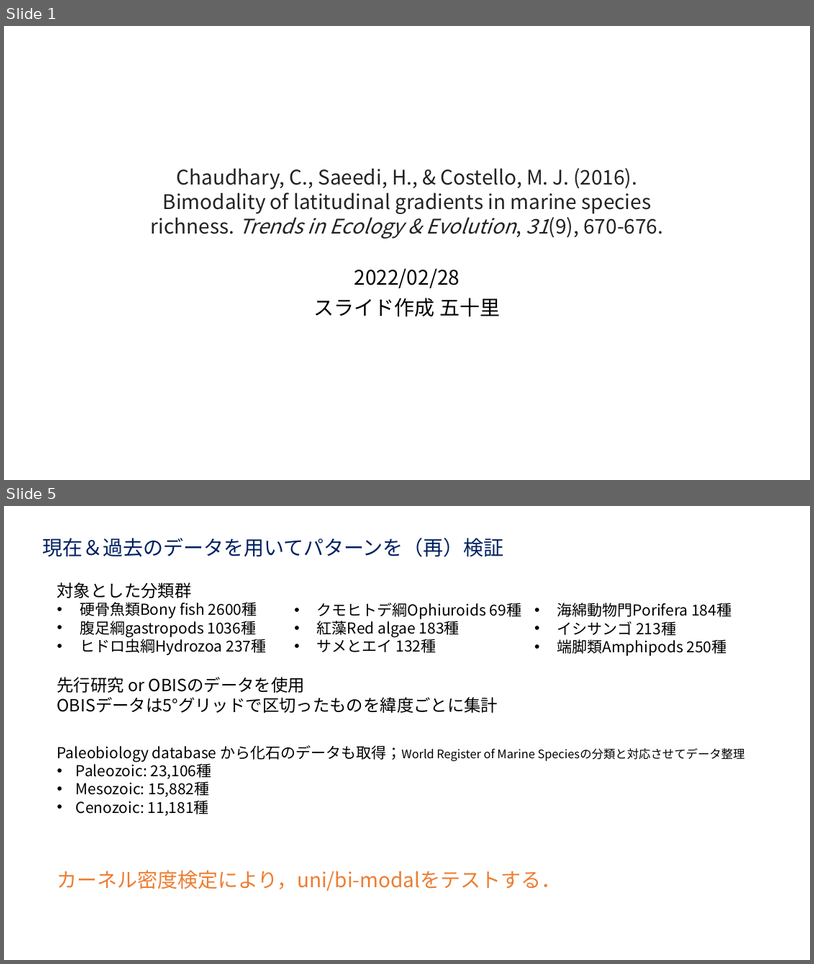
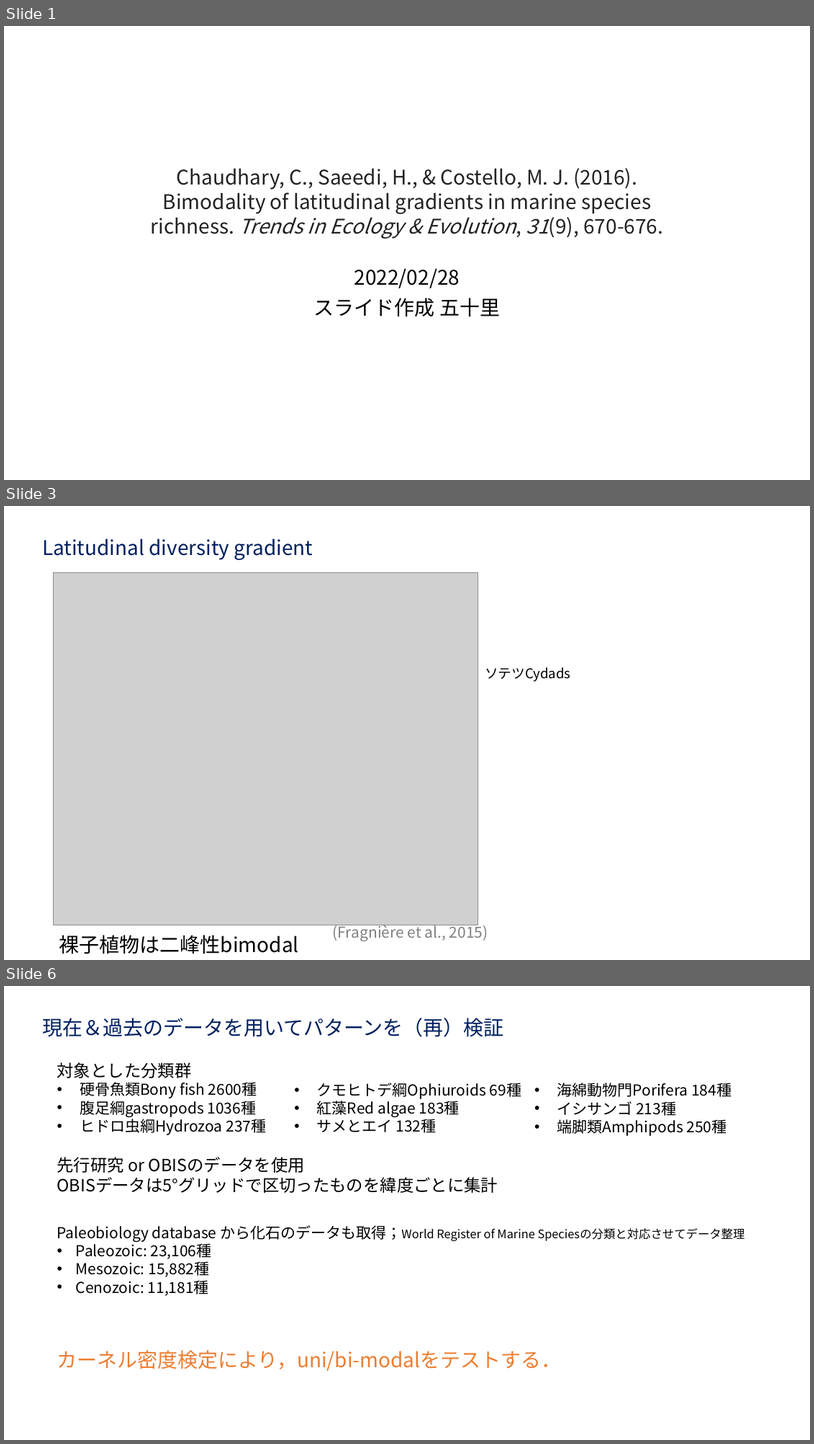
Before and after one commit to anchor200/Ronbun_yomi, a slide deck: data/Images/Chaudhary_etal_2016/Chaudhary_etal_2016.pptx. Shown one above the other, each under a label of ours: slides 1 and 5 before the commit, slides 1, 3 and 6 after it; the slides between them are not shown. The pictures are 814x964 and 814x1444 pixels, drawn with LibreOffice and Linux fonts; fonts in the diff are those of the drawing; grey boxes stand for pictures. Boxes give left, top, right and bottom in pixels: in the first picture for what was removed or moved away, otherwise in the second. Text is boxed around its words. In the diff, an @@ line names an element or a change of style, - is before the commit and + after.

```diff
--- a/data/Images/Chaudhary_etal_2016/Chaudhary_etal_2016.pptx
+++ b/data/Images/Chaudhary_etal_2016/Chaudhary_etal_2016.pptx
@@ slide 3 added at bbox=[4, 506, 810, 960], background #FFFFFF @@
@@ text added at bbox=[42, 538, 314, 560], 24 pt, text #002060 @@
+Latitudinal diversity gradient
@@ picture added at bbox=[54, 572, 478, 924] @@
@@ text added at bbox=[485, 667, 571, 682], 16 pt, text #000000 @@
+ソテツCydads
@@ text added at bbox=[59, 934, 299, 954], 24 pt, text #000000 @@
+裸子植物は二峰性bimodal
@@ text added at bbox=[333, 922, 489, 941], 18 pt, text #808080 @@
+(Fragnière et al., 2015)
@@ what was slide 5 is now slide 6 @@
```
Also in this commit, not shown: 4 slides changed, 6 other slides added, 1 slide removed, 28 other files.
